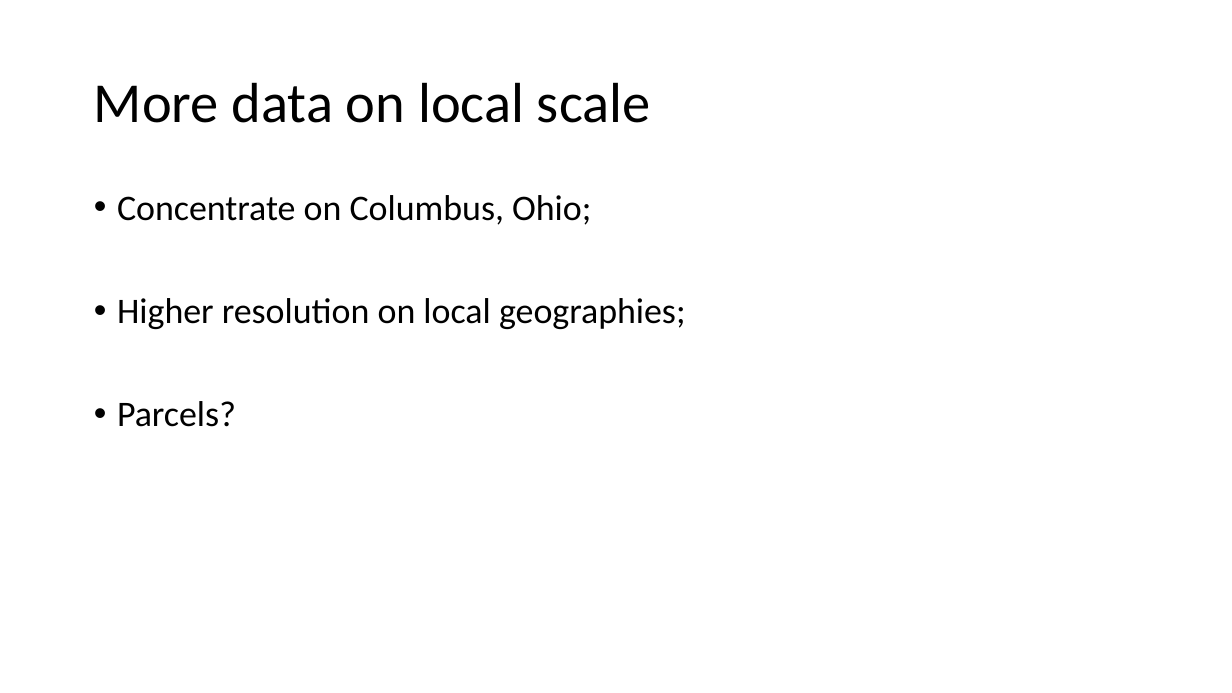
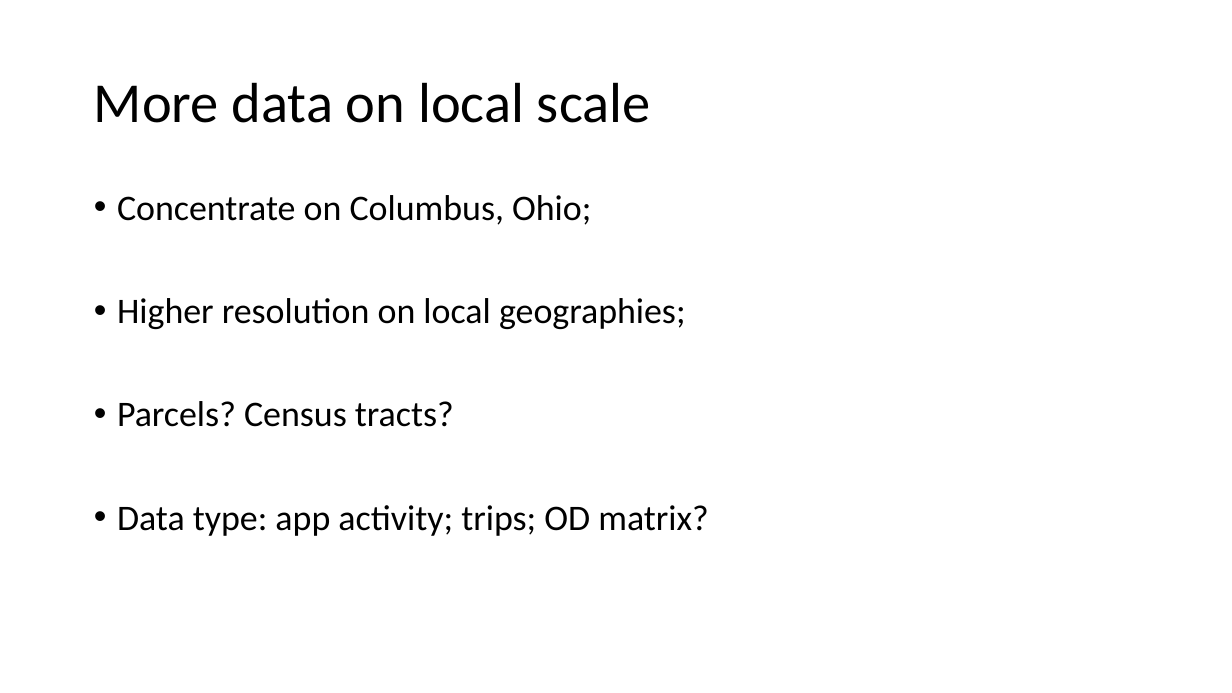
Before and after one commit to luyuliu/COVID-Transit-Demand, a slide deck: slide 12 of doc/pre_results.pptx. Drawn at 1232x693 pixels with LibreOffice and Linux fonts; fonts in the diff are those of the drawing. Boxes give left, top, right and bottom in pixels: in the first picture for what was removed or moved away, otherwise in the second. Text is boxed around its words. In the diff, an @@ line names an element or a change of style, - is before the commit and + after.

```diff
--- a/doc/pre_results.pptx
+++ b/doc/pre_results.pptx
@@ text at (117,401,708,536): text changed @@
-• Parcels?
+• Parcels? Census tracts?
+• Data type: app activity; trips; OD matrix?
```
Also in this commit, not shown: 2 other slides changed, 1 slide added, 1 slide removed, 1 other file.
